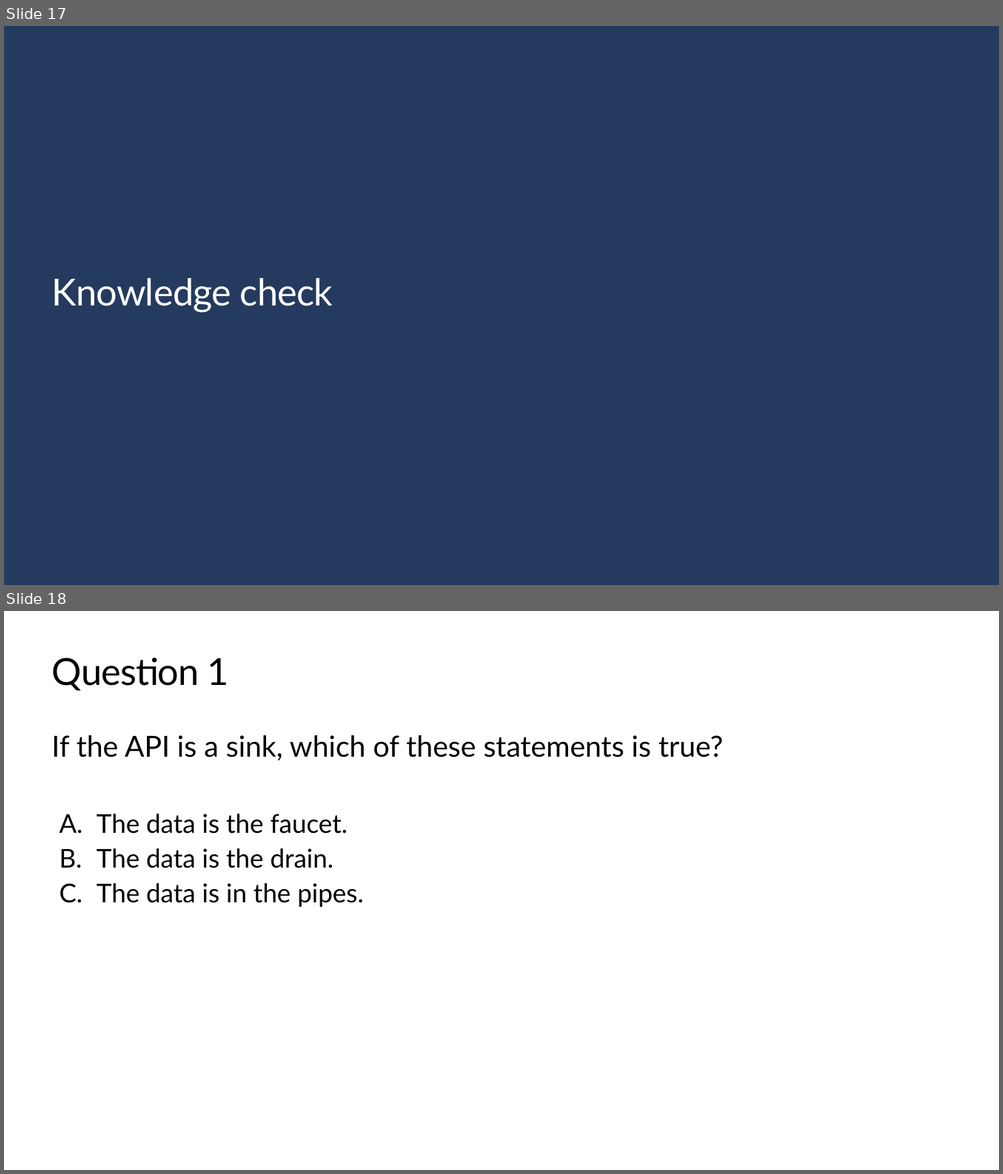
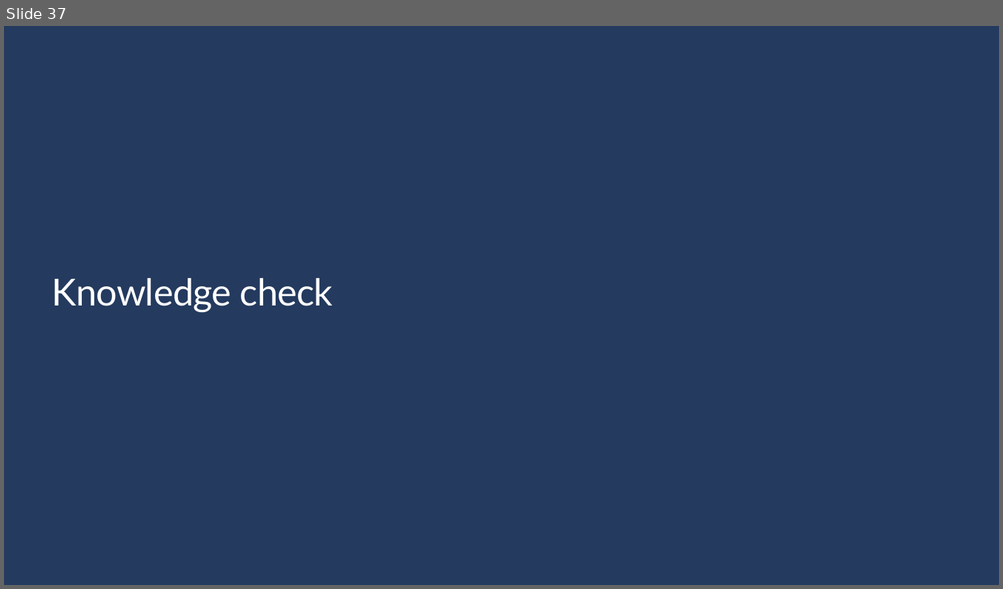
Before and after one commit to microsoft/workshop-library, a slide deck: azure-functions/slides.pptx. Shown one above the other, each under a label of ours: slides 17 and 18 before the commit, slide 37 after it. The pictures are 1003x1174 and 1003x589 pixels, drawn with LibreOffice and Linux fonts; fonts in the diff are those of the drawing; background and template pictures are left out. Boxes give left, top, right and bottom in pixels: in the first picture for what was removed or moved away, otherwise in the second. Text is boxed around its words. In the diff, an @@ line names an element or a change of style, - is before the commit and + after.

```diff
--- a/azure-functions/slides.pptx
+++ b/azure-functions/slides.pptx
@@ slide 18 removed at bbox=[4, 611, 999, 1170], background #FFFFFF @@
@@ title removed at bbox=[52, 658, 229, 691] @@
-Question 1
@@ text removed at bbox=[51, 735, 723, 760] @@
-If the API is a sink, which of these statements is true?
@@ text removed at bbox=[96, 814, 363, 907] @@
-  A. The data is the faucet.
-  B. The data is the drain.
-  C. The data is in the pipes.
@@ what was slide 17 is now slide 37 @@
```
Also in this commit, not shown: 6 slides changed, 34 slides added, 44 other slides removed.
